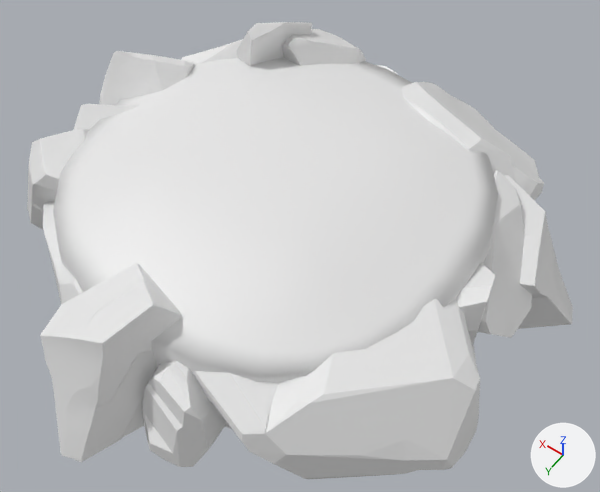
The FBX model PlayKits/Terrace/sm_uv_05x_terrace1.fbx: old version first, new version second.
Rendered twice from a camera (50 mm lens) standing at (-0.0199, 0.0233, 0.0379) and looking at (-0.0028, -0.0006, 0.0004). Arrows for +X, +Y and +Z are at lower right; the lights stay in place. Materials are left out; every surface is plain grey. Where no turn or scale is listed for an object, it has been applied to the vertices.

The first picture shows 'sm_small_terrace1'.
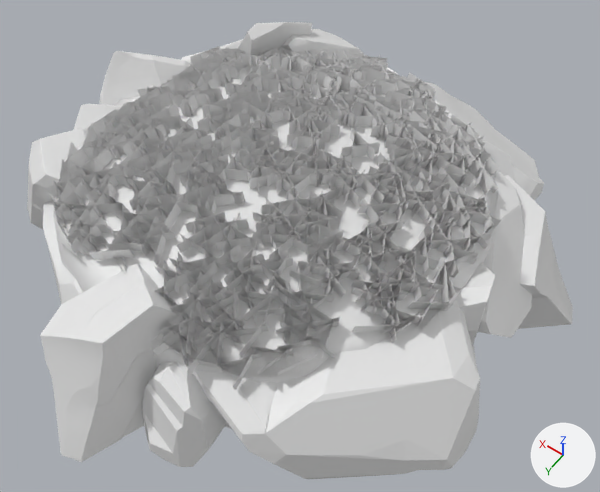
Pixel boxes (x1, y1, x2, y2) of what changed, in the pictures (600 x 492 px):
```json
{"part": 1, "of": "me_mesh", "change": "built on", "before": [230, 85, 376, 183], "after": [45, 25, 501, 390]}
```

Scene script edits in JSON lines:
```json
{"block": "me_mesh", "where": "# used by ob_sm_small_terrace1; location = (0.0, 0.0, 0.0)"}
{"op": "remove", "block": "me_mesh", "code": "me_mesh.from_pydata(...)  # 3790 vertices, 7369 faces; spans x -0.0175..0.0132, y -0.0163..0.0161, z -0.0076..0.0084"}
{"op": "add", "block": "me_mesh", "code": "me_mesh.from_pydata(...)  # 11102 vertices, 10106 faces; spans x -0.0175..0.0132, y -0.0163..0.0161, z -0.0076..0.0084"}
{"block": "me_mesh", "change": "me_mesh part 1: 1 vertex moved within x -0.0013, y -0.0035, z 0.0068; 7312 vertices added at x -0.0131..0.0091, y -0.0121..0.0114, z 0.0046..0.0077"}
```
